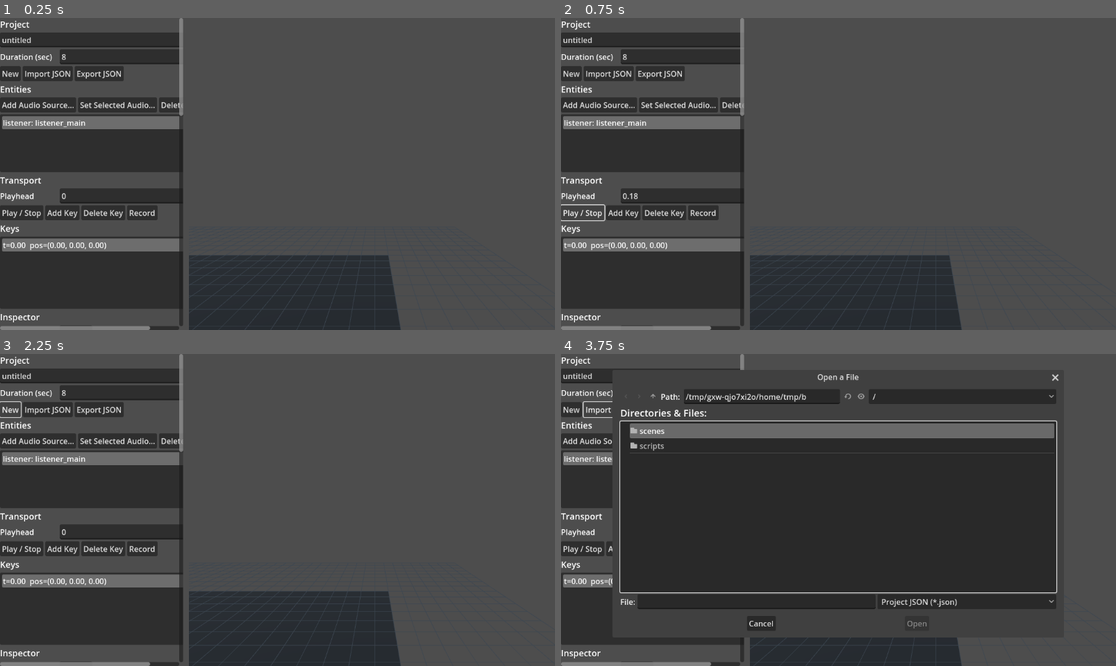
Above: before the commit, frames 1-4 (two rows, left to right).
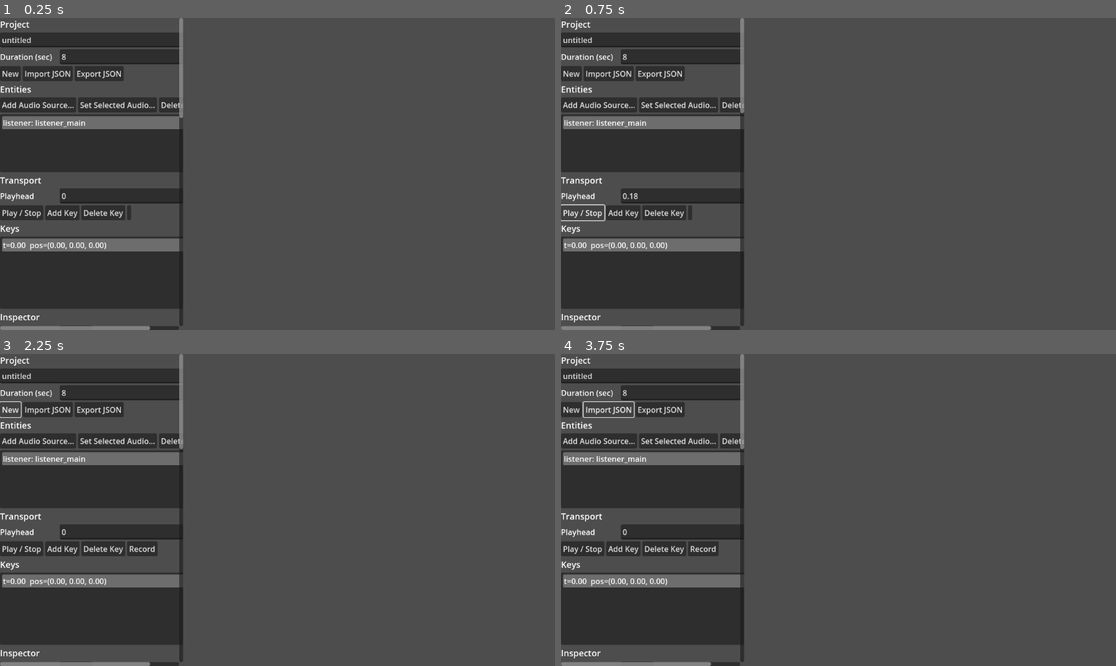
Above: after the commit, the same moments.

Repository: sw93song/spatial-composer
Game: Godot game, scene res://scenes/Main.tscn
Two runs of this game, one before a commit and one after it. Both use one fixed random seed, a clock stepped at 60 frames per second and the inputs below.
Inputs:
- Up to frame 1 (0.25 s): no input
- Up to frame 2 (0.75 s): click "Play / Stop" at 0.5 s
- Up to frame 3 (2.25 s): click "Play / Stop" at 1.25 s; click "New" at 2 s
- Up to frame 4 (3.75 s): click "New" at 2.75 s; click "Import JSON" at 3.5 s

The runs differ from the first frame. In frame 1, 8.8% of the frame differs, in the area x 23-73%, y 30-100%; in frame 2, 8.8%; in frame 3, 8.6%; in frame 4, 47%, in the area x 9-90%, y 5-100%.
Error after the commit: Parse Error: Static function "load_from_file()" not found in base "GDScriptNativeClass". (res://scripts/WorldView.gd:278)

Commit message:
Add local 3D audio preview in app

Diff:
--- a/apps/gesture_tool_godot/scripts/Main.gd
+++ b/apps/gesture_tool_godot/scripts/Main.gd
@@ -33,6 +33,7 @@
 var _orbit_duration_spin
 var _orbit_turns_spin
 var _record_button
+var _local_preview_checkbox
 var _sensor_checkbox
 var _live_sync_checkbox
 var _live_sync_host_edit
@@ -234,6 +235,11 @@
 	sidebar_body.add_child(orbit_button)
 
 	sidebar_body.add_child(_make_section_label("Input"))
+	_local_preview_checkbox = CheckBox.new()
+	_local_preview_checkbox.text = "Enable Local Audio Preview"
+	_local_preview_checkbox.button_pressed = true
+	_local_preview_checkbox.toggled.connect(_on_local_preview_toggled)
+	sidebar_body.add_child(_local_preview_checkbox)
 	_sensor_checkbox = CheckBox.new()
 	_sensor_checkbox.text = "Use Device Sensors When Available"
 	_sensor_checkbox.toggled.connect(_on_sensor_toggled)
@@ -294,6 +300,7 @@
 	viewport_container.add_child(_viewport)
 
 	_world_view = WorldView.new()
+	_world_view.set_audio_preview_enabled(true)
 	_world_view.entity_selected.connect(_on_world_entity_selected)
 	_world_view.ground_clicked.connect(_on_world_ground_clicked)
 	_world_view.ground_dragged.connect(_on_world_ground_dragged)
@@ -600,8 +607,12 @@
 		_last_status_message
 	]
 	if _live_sync_status_label != null:
-		_live_sync_status_label.text = "%s\nOutput WAV: %s" % [
+		var local_preview_status = "Local preview: off"
+		if _local_preview_checkbox != null and _local_preview_checkbox.button_pressed:
+			local_preview_status = "Local preview: on"
+		_live_sync_status_label.text = "%s\n%s\nOutput WAV: %s" % [
 			_last_live_sync_message,
+			local_preview_status,
 			_live_sync_output_edit.text.strip_edges()
 		]
 
@@ -819,6 +830,12 @@
 	_motion_controller.set_enabled(enabled)
 
 
+func _on_local_preview_toggled(enabled):
+	if _world_view != null:
+		_world_view.set_audio_preview_enabled(enabled)
+	_refresh_world_and_pose()
+
+
 func _on_live_sync_toggled(_enabled):
 	_configure_live_sync()
 
--- a/apps/gesture_tool_godot/scripts/WorldView.gd
+++ b/apps/gesture_tool_godot/scripts/WorldView.gd
@@ -10,6 +10,11 @@
 var _world_nodes: Node3D
 var _entity_snapshots: Array = []
 var _dragging := false
+var _audio_listener: AudioListener3D
+var _preview_audio_player: AudioStreamPlayer3D
+var _audio_preview_enabled := true
+var _preview_audio_path := ""
+var _audio_stream_cache := {}
 
 
 func _ready() -> void:
@@ -49,6 +54,8 @@
 		var trail_mesh := MeshInstance3D.new()
 		trail_mesh.mesh = _build_polyline_mesh(raw_trail, Color(0.95, 0.95, 0.95))
 		_world_nodes.add_child(trail_mesh)
+
+	_sync_audio_preview(model, time_sec, selected_entity_index)
 
 
 func _unhandled_input(event: InputEvent) -> void:
@@ -100,6 +107,16 @@
 	_world_nodes = Node3D.new()
 	add_child(_world_nodes)
 
+	_audio_listener = AudioListener3D.new()
+	add_child(_audio_listener)
+
+	_preview_audio_player = AudioStreamPlayer3D.new()
+	_preview_audio_player.attenuation_model = AudioStreamPlayer3D.ATTENUATION_INVERSE_DISTANCE
+	_preview_audio_player.max_distance = 100.0
+	_preview_audio_player.unit_size = 1.0
+	_preview_audio_player.max_db = 6.0
+	add_child(_preview_audio_player)
+
 
 func _spawn_entity(entity_index: int, entity: Dictionary, pose: Dictionary, color: Color, selected: bool, is_listener: bool) -> void:
 	var path_mesh_instance := MeshInstance3D.new()
@@ -202,3 +219,76 @@
 	var ray_direction := _camera.project_ray_normal(screen_position).normalized()
 	var ground := Plane(Vector3.UP, 0.0)
 	return ground.intersects_ray(ray_origin, ray_direction)
+
+
+func set_audio_preview_enabled(enabled):
+	_audio_preview_enabled = enabled
+	if not _audio_preview_enabled and _preview_audio_player != null:
+		_preview_audio_player.stop()
+
+
+func _sync_audio_preview(model, time_sec, selected_entity_index):
+	if _audio_listener == null or _preview_audio_player == null:
+		return
+
+	var listener_pose = TrajectoryTrack.evaluate(model.listener.get("track", {}), time_sec)
+	_audio_listener.position = listener_pose.get("position", Vector3.ZERO)
+	_audio_listener.rotation_degrees = listener_pose.get("rotation_euler_deg", Vector3.ZERO)
+	_audio_listener.make_current()
+
+	if not _audio_preview_enabled or selected_entity_index <= 0:
+		_preview_audio_player.stop()
+		return
+
+	var source_index = selected_entity_index - 1
+	if source_index < 0 or source_index >= model.sources.size():
+		_preview_audio_player.stop()
+		return
+
+	var source = model.sources[source_index]
+	var source_pose = TrajectoryTrack.evaluate(source.get("track", {}), time_sec)
+	_preview_audio_player.position = source_pose.get("position", Vector3.ZERO)
+	_preview_audio_player.rotation_degrees = source_pose.get("rotation_euler_deg", Vector3.ZERO)
+	_preview_audio_player.volume_db = float(source.get("gain_db", 0.0))
+
+	var resolved_path = _resolve_audio_asset_path(str(source.get("audio_asset", "")))
+	if resolved_path.is_empty():
+		_preview_audio_player.stop()
+		return
+
+	if resolved_path != _preview_audio_path:
+		_preview_audio_path = resolved_path
+		_preview_audio_player.stop()
+		_preview_audio_player.stream = _load_audio_stream(resolved_path)
+
+	if _preview_audio_player.stream == null:
+		return
+
+	if not _preview_audio_player.playing:
+		_preview_audio_player.play()
+
+
+func _load_audio_stream(path):
+	if _audio_stream_cache.has(path):
+		return _audio_stream_cache[path]
+
+	if not FileAccess.file_exists(path):
+		return null
+
+	var stream = AudioStreamWAV.load_from_file(path)
+	if stream != null:
+		stream.loop_mode = AudioStreamWAV.LOOP_FORWARD
+		_audio_stream_cache[path] = stream
+	return stream
+
+
+func _resolve_audio_asset_path(path):
+	var normalized = path.replace("\\", "/")
+	if normalized.is_empty():
+		return normalized
+	if normalized.contains(":/") or normalized.begins_with("/"):
+		return normalized
+
+	var project_root = ProjectSettings.globalize_path("res://").replace("\\", "/").trim_suffix("/")
+	var repo_root = project_root.get_base_dir().get_base_dir().replace("\\", "/")
+	return repo_root.path_join(normalized)
